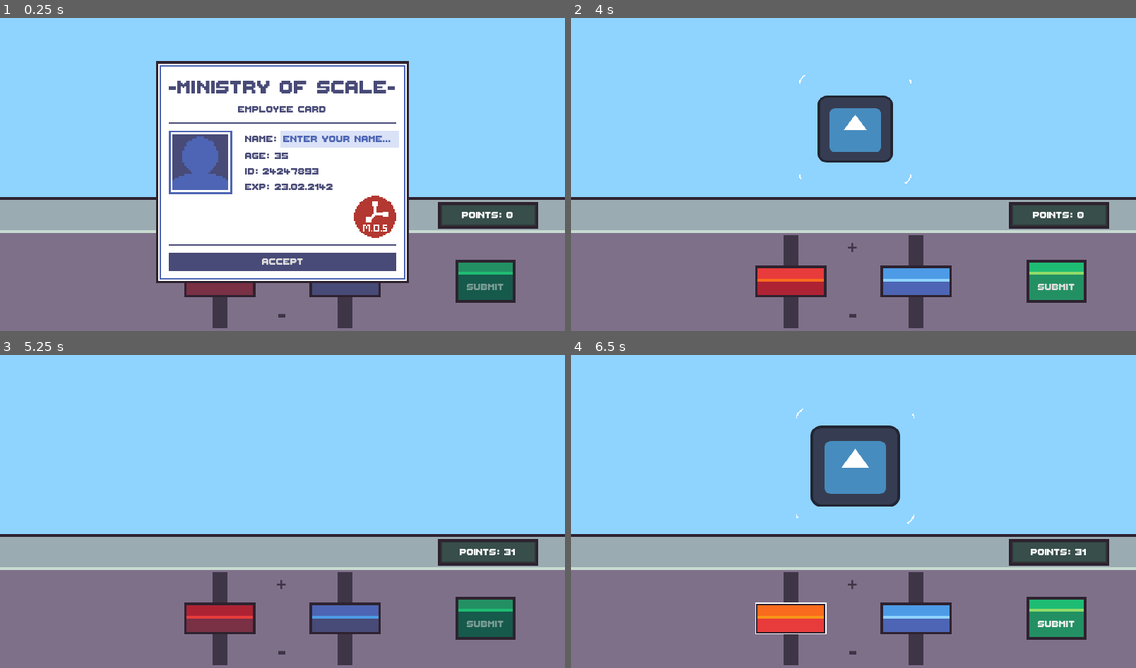
Above: before the commit, frames 1-4 (two rows, left to right).
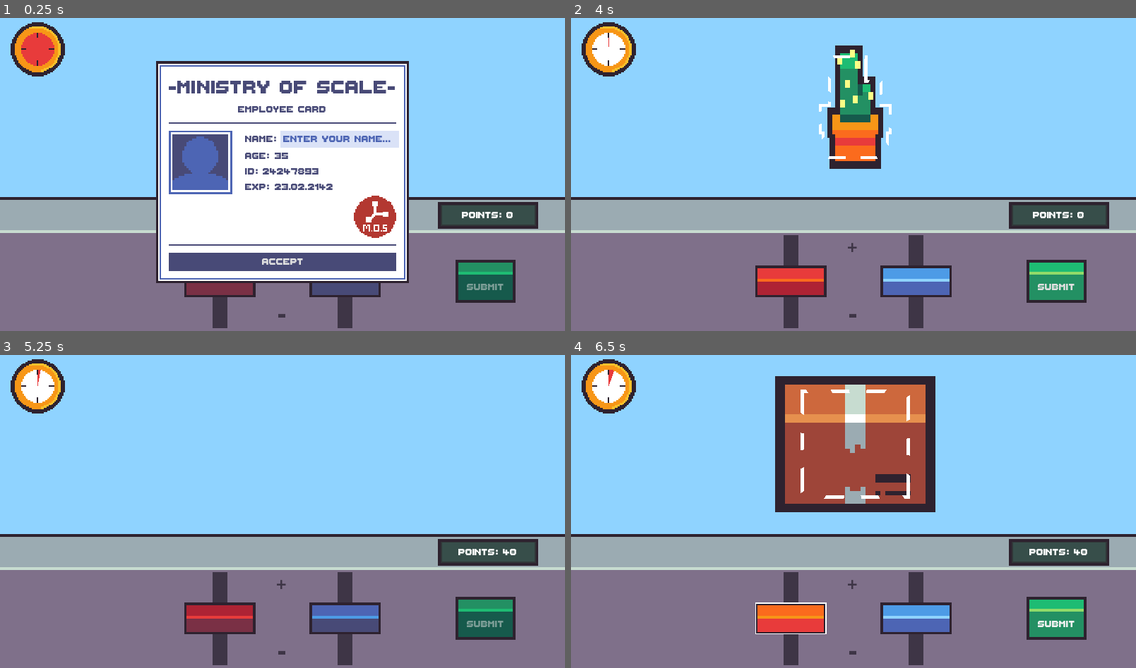
Above: after the commit, the same moments.

Repository: FixelDev/built-to-scale
Game: Godot game, scene res://scenes/game/game.tscn
Two runs of this game, one before a commit and one after it. Both use one fixed random seed, a clock stepped at 60 frames per second and the inputs below. The engine's default icon, where the game draws it, is replaced by a stand-in: a white triangle on a blue panel in a dark square.
Inputs (mouse positions are in pixels of both pictures, inside the frame that each line leads up to):
- Up to frame 1 (0.25 s): no input
- Up to frame 2 (4 s): click (910, 140) at 0.52 s; type "Alex" at 0.6 s; click "Accept" at 1.25 s; tap Enter at 2 s; move the mouse to (977, 155) at 2.02 s; click "BEGIn" at 2.75 s; tap Space at 3.5 s; move the mouse to (740, 187) at 3.52 s
- Up to frame 3 (5.25 s): click "SUBMIT" at 4.25 s; tap Enter at 5 s; move the mouse to (339, 439) at 5.02 s
- Up to frame 4 (6.5 s): tap Space at 5.75 s; move the mouse to (825, 574) at 5.77 s

The runs differ from the first frame. In frame 1, 1.3% of the frame differs, in the area x 1-12%, y 1-19%; in frame 2, 5.3%; in frame 3, 1.4%; in frame 4, 14%, in the area x 1-92%, y 1-64%.
Error in both runs: Attempt to call function 'get_as_text' in base 'null instance' on a null instance. (res://globals/globals.gd:22)

Commit message:
Added visual timer

Diff:
--- /dev/null
+++ b/entities/game_object/box/box.tscn
@@ -0,0 +1,9 @@
+[gd_scene load_steps=3 format=3 uid="uid://b3jayt3tv6ean"]
+
+[ext_resource type="PackedScene" uid="uid://d1sgsr5vtsvbn" path="res://entities/game_object/game_object.tscn" id="1_yk7o0"]
+[ext_resource type="Texture2D" uid="uid://bx1yyaksox8pf" path="res://entities/game_object/box/box.png" id="2_4upqx"]
+
+[node name="Box" instance=ExtResource("1_yk7o0")]
+texture = ExtResource("2_4upqx")
+max_scale = Vector2(35, 11)
+min_scale = Vector2(0.8, 0.8)
--- /dev/null
+++ b/entities/game_object/cactus/cactus.tscn
@@ -0,0 +1,9 @@
+[gd_scene load_steps=3 format=3 uid="uid://6etj6v6ac1un"]
+
+[ext_resource type="PackedScene" uid="uid://d1sgsr5vtsvbn" path="res://entities/game_object/game_object.tscn" id="1_fvaic"]
+[ext_resource type="Texture2D" uid="uid://ci6c8fyoiihq" path="res://entities/game_object/cactus/cactus.png" id="2_0td8w"]
+
+[node name="Cactus" instance=ExtResource("1_fvaic")]
+texture = ExtResource("2_0td8w")
+max_scale = Vector2(52, 11)
+min_scale = Vector2(1, 1)
--- a/scenes/game/game.tscn
+++ b/scenes/game/game.tscn
@@ -15,7 +15,6 @@
 [ext_resource type="Texture2D" uid="uid://dsav2kswee6jo" path="res://scenes/game/player_console/scale_slider/submit_button_disabled.png" id="5_gdca3"]
 [ext_resource type="Script" path="res://scenes/game/points_manager/points_manager.gd" id="6_20o6s"]
 [ext_resource type="Texture2D" uid="uid://cnrwsjmph841i" path="res://scenes/game/player_console/scale_slider/submit_button_hover.png" id="6_ay2i2"]
-[ext_resource type="PackedScene" uid="uid://dvxkd3km0hrow" path="res://entities/game_object/test_game_object/test_game_object.tscn" id="6_iefuh"]
 [ext_resource type="Texture2D" uid="uid://cmgks0ftftqb0" path="res://scenes/game/player_console/scale_slider/submit_button_pressed.png" id="7_c0col"]
 [ext_resource type="Texture2D" uid="uid://detyjx5sknklt" path="res://scenes/game/player_console/scale_slider/slider_y_handle_highlight.png" id="7_loc6v"]
 [ext_resource type="Script" path="res://scenes/game/player_card/player_card.gd" id="13_vwfak"]
@@ -30,6 +29,12 @@
 [ext_resource type="Texture2D" uid="uid://cceml3y62tmxj" path="res://scenes/game/rules_book/rules_book_decoration.png" id="22_xu78g"]
 [ext_resource type="Texture2D" uid="uid://dpomnx7tn0oef" path="res://scenes/game/rules_book/x_slider.png" id="23_qvq2k"]
 [ext_resource type="Texture2D" uid="uid://di6a6g725w4ys" path="res://scenes/game/rules_book/y_slider.png" id="24_w8y4h"]
+[ext_resource type="Texture2D" uid="uid://dhoqd44150m78" path="res://scenes/game/timer/timer_under.png" id="26_q4kdy"]
+[ext_resource type="Texture2D" uid="uid://bapcdqf0efg0h" path="res://scenes/game/timer/timer_over.png" id="27_0f6jg"]
+[ext_resource type="Texture2D" uid="uid://c8hlnrlcacf" path="res://scenes/game/timer/timer_fill.png" id="28_0sodi"]
+[ext_resource type="Script" path="res://scenes/game/timer/timer_progress_bar.gd" id="29_0vk04"]
+[ext_resource type="PackedScene" uid="uid://b3jayt3tv6ean" path="res://entities/game_object/box/box.tscn" id="29_frn3b"]
+[ext_resource type="PackedScene" uid="uid://6etj6v6ac1un" path="res://entities/game_object/cactus/cactus.tscn" id="29_qr1q6"]
 
 [sub_resource type="StyleBoxFlat" id="StyleBoxFlat_co8uf"]
 bg_color = Color(0.560784, 0.827451, 1, 1)
@@ -655,20 +660,32 @@
 expand_mode = 1
 stretch_mode = 2
 
+[node name="TimerProgressBar" type="TextureProgressBar" parent="UI"]
+offset_left = 24.0
+offset_top = 19.0
+offset_right = 147.0
+offset_bottom = 142.0
+step = 0.01
+fill_mode = 5
+texture_under = ExtResource("26_q4kdy")
+texture_over = ExtResource("27_0f6jg")
+texture_progress = ExtResource("28_0sodi")
+script = ExtResource("29_0vk04")
+
 [node name="PlayerConsoleManager" type="Node2D" parent="."]
 unique_name_in_owner = true
 script = ExtResource("3_26j68")
 
 [node name="GameObjectManager" type="Node2D" parent="."]
 unique_name_in_owner = true
-position = Vector2(644, 262)
+position = Vector2(644, 212)
 script = ExtResource("4_fmdik")
-game_object_scenes = Array[PackedScene]([ExtResource("6_iefuh")])
+game_object_scenes = Array[PackedScene]([ExtResource("29_frn3b"), ExtResource("29_qr1q6")])
 
 [node name="GameObjectOutline" type="Sprite2D" parent="."]
 unique_name_in_owner = true
 material = SubResource("ShaderMaterial_8ebnn")
-position = Vector2(644, 262)
+position = Vector2(644, 212)
 scale = Vector2(4, 4)
 
 [node name="PointsManager" type="Node2D" parent="."]
--- /dev/null
+++ b/scenes/game/timer/timer_progress_bar.gd
@@ -0,0 +1,11 @@
+extends TextureProgressBar
+
+@onready var game_timer = %GameTimer
+
+func _ready() -> void:
+	max_value = game_timer.wait_time
+	value = game_timer.wait_time
+
+
+func _process(delta) -> void:
+	value = game_timer.time_left
Binary file added: entities/game_object/box/box.aseprite
Binary file added: entities/game_object/box/box.png
Not shown, added: entities/game_object/box/box.png.import
Binary file added: entities/game_object/cactus/cactus.aseprite
Binary file added: entities/game_object/cactus/cactus.png
Not shown, added: entities/game_object/cactus/cactus.png.import
Not shown: 1 places in scenes/game/game.tscn that only renumber resources
Binary file added: scenes/game/timer/timer.aseprite
Binary file added: scenes/game/timer/timer.png
Not shown, added: scenes/game/timer/timer.png.import
Binary file added: scenes/game/timer/timer_fill.aseprite
Binary file added: scenes/game/timer/timer_fill.png
(and 7 more such lines)
